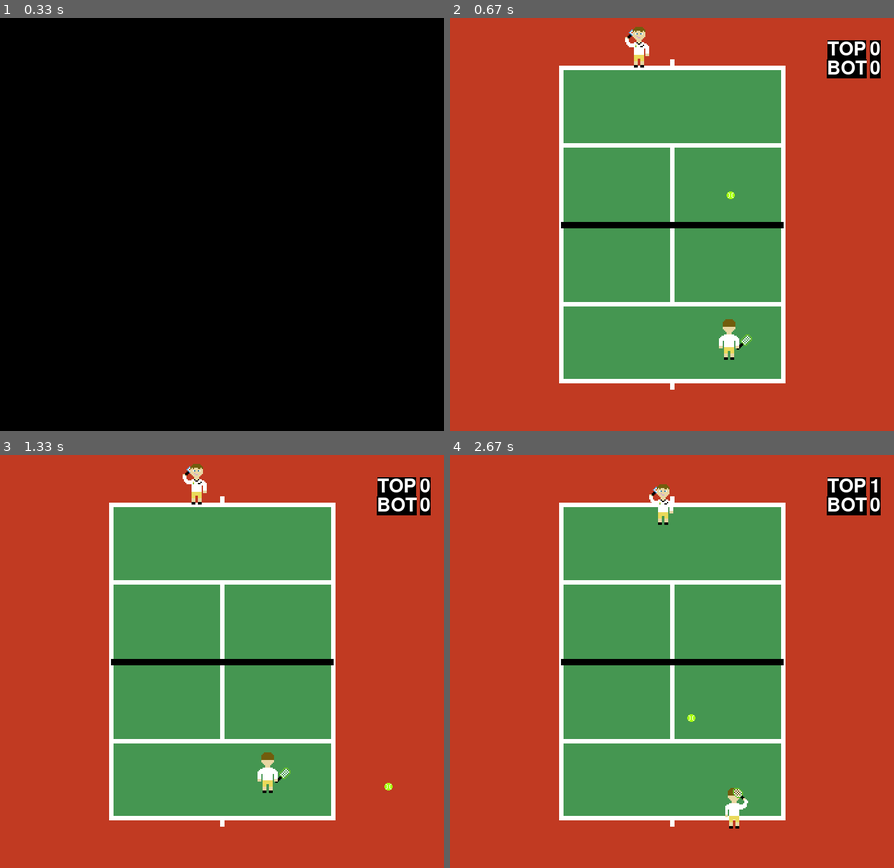
Above: before the commit, frames 1-4 (two rows, left to right).
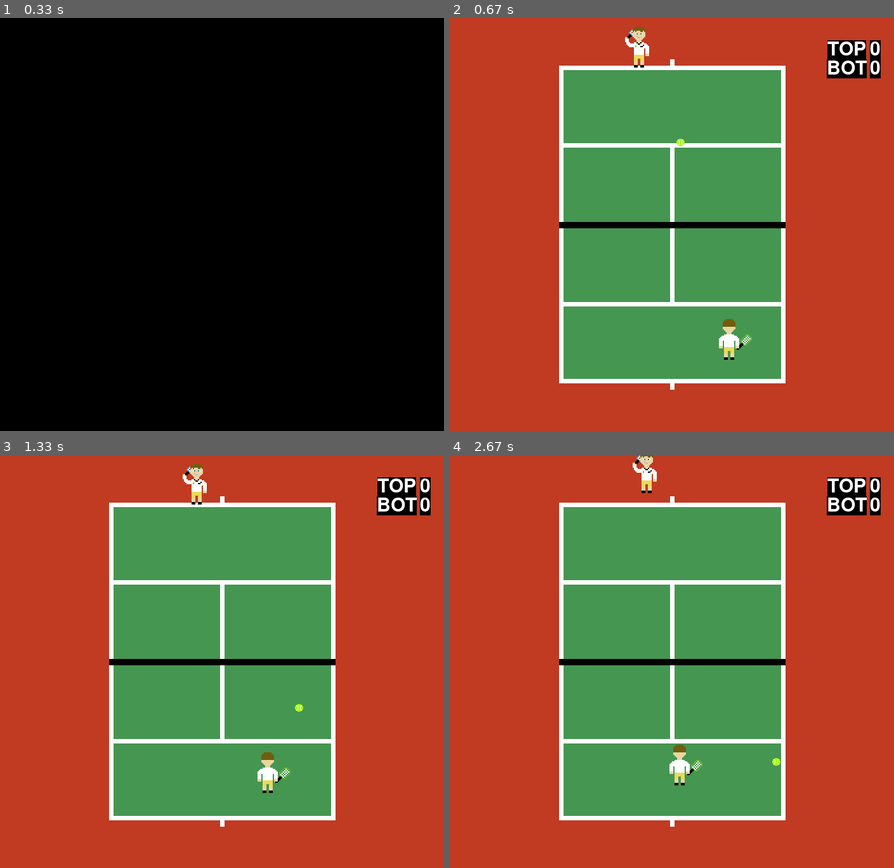
Above: after the commit, the same moments.

Repository: rafaelmcandeias/AASMA
Game: pygame game, started from Tennis_Game/tennis.py
Two runs of this game, one before a commit and one after it. Both use one fixed random seed, a clock stepped at 60 frames per second and the inputs below.
Inputs:
- Up to frame 1 (0.33 s): no input
- Up to frame 2 (0.67 s): tap Right Shift at 0.33 s
- Up to frame 3 (1.33 s): no input
- Up to frame 4 (2.67 s): no input

Frame 1 is identical in both runs. In frame 2, less than 0.1% of the frame differs, in the area x 24-76%, y 29-51%; in frame 3, less than 0.1%; in frame 4, 1.2%, in the area x 24-97%, y 0-91%.

Commit message:
z com bounce e gravidade

Diff:
--- a/Tennis_Game/env.py
+++ b/Tennis_Game/env.py
@@ -91,7 +91,8 @@
         else:
             action = get_movement()[np.random.choice(tuple(get_movement().keys()))]
             bottom_player.update(action)
-            # None
+            print("Bot action", action)
+            # None or POINT or NET
             return ball.update_position()
 
     # knows how to play, goes to the ball and knows where he should hit it
@@ -119,12 +120,12 @@
                 action = 'Stay'
             print("bottom moves", action)
             bottom_player.update(action)
-            # None
+            # None or POINT or NET
             return ball.update_positon()
 
 
 # Function to compute top side step
-def step_tp(player_to_strike, bottom_player, top_player, ball, mode):
+def step_tp(player_to_strike, bottom_player, top_player, ball, mode, update_ball_flag):
 
     # Random mode
     if mode == 'random':
@@ -137,8 +138,11 @@
         else:
             action = get_movement()[np.random.choice(tuple(get_movement().keys()))]
             top_player.update(action)
-            # None
-            return ball.update_position()
+            print("Top action", action)
+            # None or POINT or NET
+            if update_ball_flag:
+                return ball.update_position()
+            return None
 
     # Expert mode
     if mode == 'expert':
@@ -163,5 +167,5 @@
             else:
                 action = 'Stay'
             top_player.update(action)
-            # None
+            # None or POINT or NET
             return ball.update_position()
--- a/Tennis_Game/lib.py
+++ b/Tennis_Game/lib.py
@@ -22,6 +22,8 @@
 BOT_WON = 1
 TOP_WON = 2
 HIT = 3
+NET = 4
+POINT = 5
 MAX_POINTS = 15
 
 # ------------------------------------------------------------
@@ -90,25 +92,25 @@
     #Draw the court
     pygame.draw.rect(screen, COURT, [175, 75, 350, 500])
     #outer left line
-    pygame.draw.line(screen, WHITE, (175,574), (175,75), 7)
+    pygame.draw.line(screen, WHITE, (175, 574), (175, 75), 7)
     #outer right line
-    pygame.draw.line(screen, WHITE, (525,574), (525,75), 7)
+    pygame.draw.line(screen, WHITE, (525, 574), (525, 75), 7)
     #top center line
-    pygame.draw.line(screen, WHITE, (175, 200), (525,200), 7)
+    pygame.draw.line(screen, WHITE, (175, 200), (525, 200), 7)
     #top outer line
-    pygame.draw.line(screen, WHITE, (175, 78), (525,78), 7)
+    pygame.draw.line(screen, WHITE, (175, 78), (525, 78), 7)
     #bottom outer line
-    pygame.draw.line(screen, WHITE, (175, 571), (525,571), 7)
+    pygame.draw.line(screen, WHITE, (175, 571), (525, 571), 7)
     #bottom center line
-    pygame.draw.line(screen, WHITE, (175, 450), (525,450), 7)
+    pygame.draw.line(screen, WHITE, (175, 450), (525, 450), 7)
     #center white line
-    pygame.draw.line(screen, WHITE, (350,200), (350,450), 7)
+    pygame.draw.line(screen, WHITE, (350, 200), (350, 450), 7)
     #net
-    pygame.draw.line(screen, BLACK, (175,325), (525,325), 10)
+    pygame.draw.line(screen, BLACK, (172.5, 325), (528, 325), 10)
     #bottom serve line
-    pygame.draw.line(screen, WHITE, (350,574), (350,584), 7)
+    pygame.draw.line(screen, WHITE, (350, 574), (350, 584), 7)
     #top serve line
-    pygame.draw.line(screen, WHITE, (350,65), (350,75), 7)
+    pygame.draw.line(screen, WHITE, (350, 65), (350, 75), 7)
 
     # init scoreboard
     top_player_box = font.render("TOP", True, WHITE, BLACK)
@@ -132,12 +134,26 @@
 
 # Function to compute step for each agent
 def steps(player_to_strike, bottom_player, top_player, tennisBall, mode):
+    hit_top, update_ball_flag = None, True
     # Compute bot agent step
     hit_bot = step_bp(player_to_strike, bottom_player, top_player, tennisBall, mode)
+    # Bottom player did not strike, no NET nor POINT. Ball cannot be updated again
+    if hit_bot == None:
+        update_ball_flag = False
     # Compute top agent step
-    hit_top = step_tp(player_to_strike, bottom_player, top_player, tennisBall, mode)
-
-    return hit_bot == HIT or hit_top == HIT
+    hit_top = step_tp(player_to_strike, bottom_player, top_player, tennisBall, mode, update_ball_flag)
+
+    print("hits", hit_bot, hit_top)
+    if hit_bot == HIT or hit_top == HIT:
+        return HIT
+
+    if hit_bot == NET or hit_top == NET:
+        return NET
+
+    if hit_bot == POINT or hit_top == POINT:
+        return POINT
+
+    return None
 
 
 # Function to replace the agent's at the serving position
@@ -203,27 +219,30 @@
             # Players and ball only move if there was a service
             # update. compute steps
             hit = steps(player_to_strike, bottom_player, top_player, tennisBall, mode)
-            # Check if a point was scored
-            point = tennisBall.scored_point()
-
-            all_sprites.draw(screen)
-            pygame.display.update()
-            clock.tick(60)
 
             # Player to strike striked the ball. Change it
-            if hit:
+            if hit == HIT:
                 if player_to_strike == top_player:
                     player_to_strike = bottom_player
                 else:
                     player_to_strike = top_player
 
+            # Check if a point was scored
+            point = tennisBall.scored_point(player_to_strike, hit)
+
+            all_sprites.draw(screen)
+            pygame.display.update()
+            clock.tick(60)
+
             # player scored
-            elif point == BOT_WON or point == TOP_WON:
+            if point == BOT_WON or point == TOP_WON:
                 # bottom player won
                 if point == BOT_WON:
+                    print("BOT WON")
                     bottom_player_score += 1
                 # top player won
                 else:
+                    print("TOP WON")
                     top_player_score += 1
                 # has someone won?
                 if bottom_player_score == 15 or top_player_score == 15:
@@ -244,6 +263,8 @@
                 if event.key == pygame.K_ESCAPE:
                     carryOn = False
 
+        print("-----------------------------------")
+
     return top_player_score, bottom_player_score
 
 
--- a/Tennis_Game/sprites.py
+++ b/Tennis_Game/sprites.py
@@ -8,8 +8,10 @@
 
 # Vars to limit the field size
 LIMIT_LEFT = LIMIT_TOP = 0
-LIMIT_TOP_NET = 255
-LIMIT_BOTTOM_NET  = 300
+LIMIT_TOP_NET = 320
+LIMIT_BOTTOM_NET  = 330
+LIMIT_LEFT_NET  = 172.5
+LIMIT_RIGHT_NET  = 528
 LIMIT_BOT = 587
 LIMIT_RIGHT = 648
 # Vars to declare zones in the field
@@ -23,6 +25,8 @@
 BOT_WON = 1
 TOP_WON = 2
 HIT = 3
+NET = 4
+POINT = 5
 
 # Vars to divide stamina status
 # These divisions are universal.
@@ -34,10 +38,11 @@
 
 # Vars to define net height
 NET_HEIGHT = 1.07
+HIT_HEIGHT = 1.5
 
 # Vars for physichs
 AIR_RESISTANCE = 0.99
-GRAVITY = 9.8e-6
+GRAVITY = 4e-3
 # Assume constant time passes between frames in milliseconds
 TIME = 2.9
 
@@ -192,14 +197,17 @@
         self.speedy = 0
         self.speedz = 0
         # Ball height.
-        self.z = NET_HEIGHT
+        self.z = HIT_HEIGHT
+        # Number of bounces
+        self.ground = 0
 
     # Method to place ball next to server
     def restart_position(self, server):
         if isinstance(server, Top_player):
             self.rect = self.rect.move(TOP_POS[0] - 30, TOP_POS[1] + 10)
         else:
-            self.rect = self.rect.move(BOTTOM_POS[0] + 10, BOTTOM_POS[1] + 10)
+            print("Restart position")
+            self.rect.x, self.rect.y = BOTTOM_POS[0] + 10, BOTTOM_POS[1] + 10
 
 
     def get_stroke_speed(self, player, action):
@@ -274,8 +282,14 @@
 
     # Method to update the ball position
     def update_position(self):
+        print("Update")
         # Updates the ball position
         posx, posy = 0, 0
+
+        # Ball could not pass the net
+        if (LIMIT_LEFT_NET <= self.rect.x <= LIMIT_RIGHT_NET) and (LIMIT_TOP_NET <= self.rect.y <= LIMIT_BOTTOM_NET) and self.z <= NET_HEIGHT:
+            print("NET")
+            return NET
 
         # Movement requires update only if it is not stopped
         if self.speedx != 0:
@@ -289,30 +303,53 @@
 
         # Updates posz ball
         # Gravity is always reducing z
+        print(self.rect.x, self.rect.y, self.z)
         if self.z > 0:
             self.speedz -= (GRAVITY/2) * (TIME**2)
             self.z += self.speedz * TIME
+            if self.z < 0:
+                self.z = 0
+
+        # Bounce on the ground
+        elif self.ground == 0:
+            print("First Bounce")
+            self.speedx *= 0.66
+            self.speedy *= 0.66
+            self.speedz *= -0.66
+            self.ground = 1
+            self.speedz -= (GRAVITY/2) * (TIME**2)
+            self.z += self.speedz * TIME
+            self.compute_shadow()
+
+        # Second bounce => Point
+        elif self.ground == 1:
+            print("Second Bounce")
+            self.speedx, self.speedy, self.speedz = 0, 0, 0
+            self.ground = 2
+            return POINT
 
         # Updates rect only if it is moving
         if self.speedx != 0 or self.speedy != 0:
-            #print("SPEED2:", self.speedx, self.speedy, self.speedz)
-            #print("POS:", posx, posy, self.z)
             self.rect = self.rect.move(posx, posy)
 
         return None
+
+
+    # Method to put a shadow where the ball will land
+    def compute_shadow(self):
+        pass
 
 
     # Method to make a service
     def serve(self, server):
-        print("===============================")
-        print("           SERVING             ")
-        print("===============================")
+        print("Serve")
+        self.z = HIT_HEIGHT
         if isinstance(server, Top_player):
-            self.speedx = rnd.uniform(1.5, 2.25)
+            self.speedx = rnd.uniform(1.5, 1.8)
             server.image = images.camden_serve
 
         else:
-            self.speedx = rnd.uniform(-1.75, -1.25)
+            self.speedx = rnd.uniform(-1.5, -1.25)
             server.image = images.robert_serve
 
         force = server.choose_force()
@@ -321,12 +358,24 @@
             self.speedy = -self.speedy
         self.speedz = abs(force) - abs(self.speedx) - abs(self.speedy)
 
+        self.compute_shadow()
         self.update_position()
 
 
     # Method to see if there was a point score
-    def scored_point(self):
-        # check if point over and who won
+    def scored_point(self, player_to_strike, hit):
+        # Ball on net => Point for the one to strike
+        if hit == NET:
+            if isinstance(player_to_strike, Top_player):
+                return TOP_WON
+            return BOT_WON
+
+        # Ball touched the ground twice => point for who stroke before
+        if hit == POINT:
+            if isinstance(player_to_strike, Top_player):
+                return BOT_WON
+            return TOP_WON
+
         # the bottom side won
         if (self.rect.x > LIMIT_RIGHT or self.rect.x < LIMIT_LEFT or self.rect.y < LIMIT_TOP) or (abs(self.speedy) < 0.5 and self.rect.y < LIMIT_BOTTOM_NET):
             self.speedx = 0
@@ -349,11 +398,11 @@
 
     # Updates ball movement when an agent hits the ball
     def strike(self, player_to_strike, action):
-
+        print("Strike")
         effect = pygame.mixer.Sound('tennisserve.wav')
         effect.play(0)
         # Reset ball's height
-        self.z = NET_HEIGHT
+        self.z = HIT_HEIGHT
         # Get ball speeds
         self.speedx, self.speedy, self.speedz = self.get_stroke_speed(player_to_strike, action)
 
@@ -372,6 +421,8 @@
         elif self.rect.x < player_to_strike.rect.x - 10:
             player_to_strike.image = image_backhand
 
+        # renders shadow where ball will fall
+        self.compute_shadow()
         # Updates ball position, given it's speed
         self.update_position()
 
